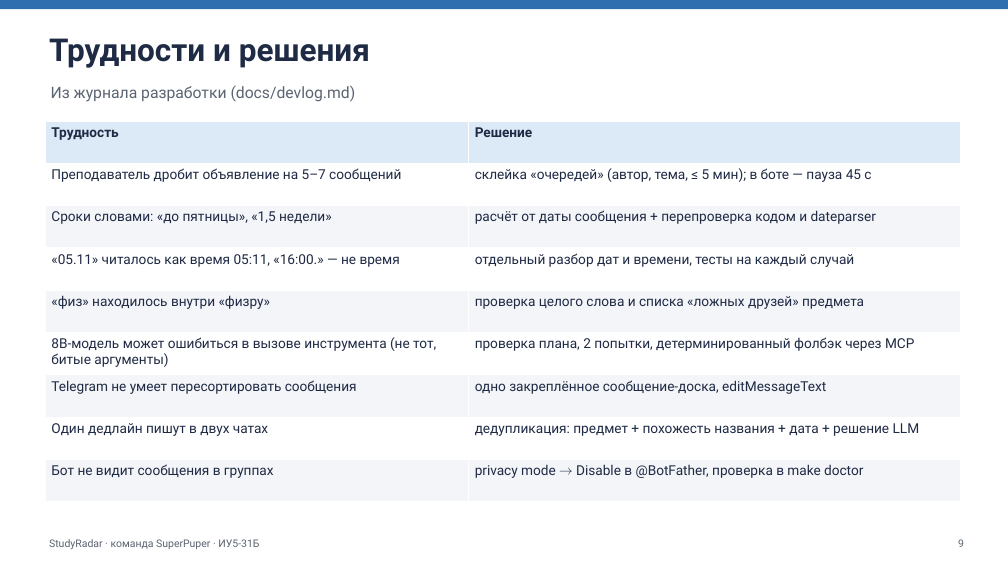
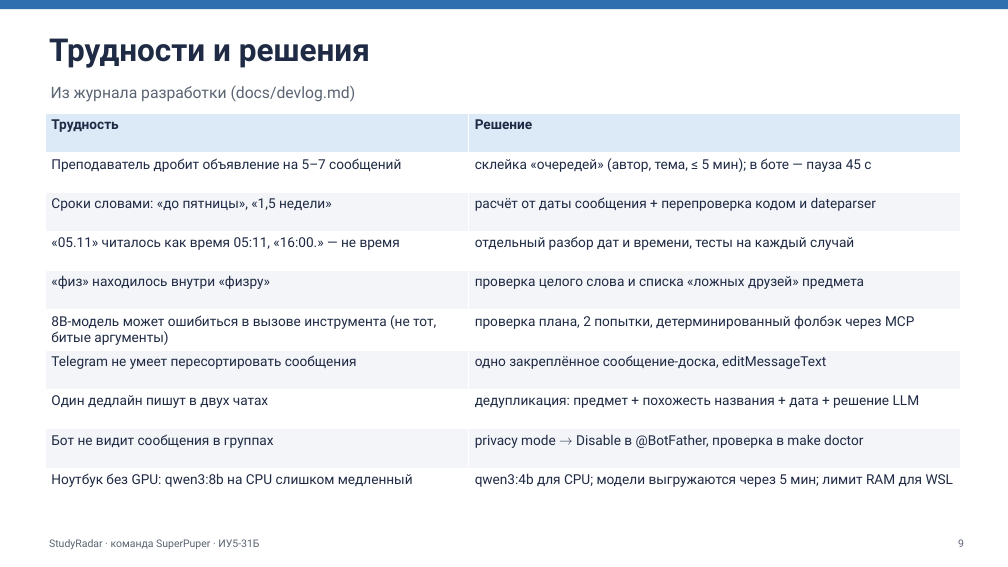
Before and after one commit to winlast/TG_Agent_champ, a slide deck: slide 9 of docs/StudyRadar_presentation.pptx. Drawn at 1008x567 pixels with LibreOffice and Linux fonts; fonts in the diff are those of the drawing. Boxes give left, top, right and bottom in pixels: in the first picture for what was removed or moved away, otherwise in the second. Text is boxed around its words. In the diff, an @@ line names an element or a change of style, - is before the commit and + after.

```diff
--- a/docs/StudyRadar_presentation.pptx
+++ b/docs/StudyRadar_presentation.pptx
@@ table at [45,113,960,507] @@
+row 10: Ноутбук без GPU: qwen3:8b на CPU слишком медленный | qwen3:4b для CPU; модели выгружаются через 5 мин; лимит RAM для WSL
@@ table: place and size @@
-table at [45,121,960,502]
+table at [45,113,960,507]
```
Also in this commit, not shown: 8 other slides changed, 20 other files.
